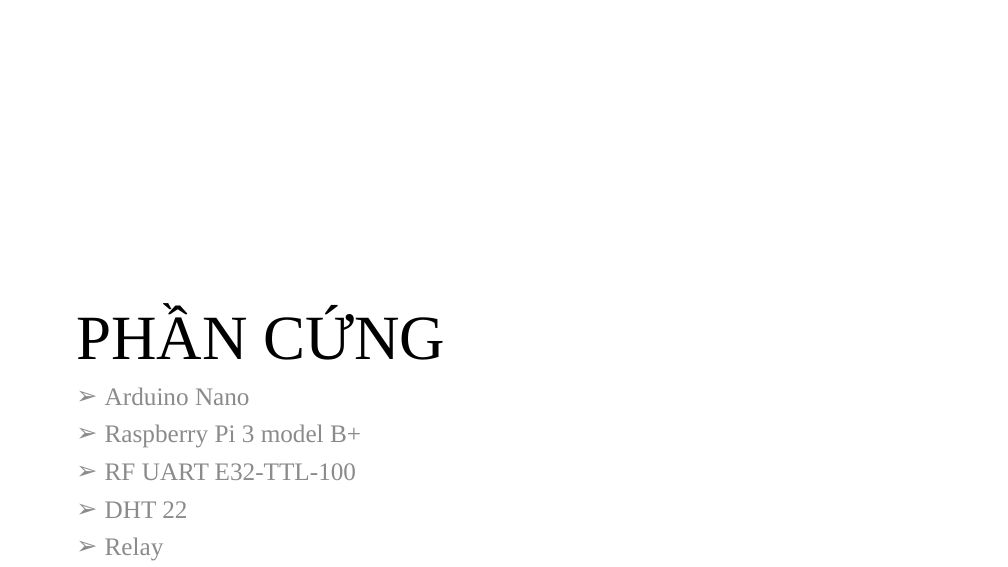
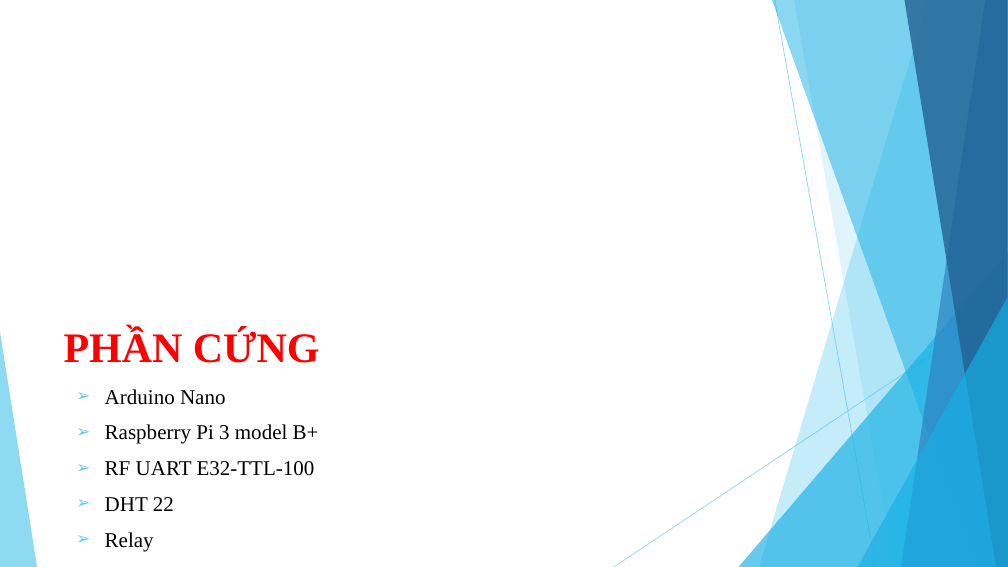
Before and after one commit to DatTwenty3/DCLV, a slide deck: slide 8 of PRESENTATION.pptx. Drawn at 1008x567 pixels with LibreOffice and Linux fonts; fonts in the diff are those of the drawing. Boxes give left, top, right and bottom in pixels: in the first picture for what was removed or moved away, otherwise in the second. Text is boxed around its words. In the diff, an @@ line names an element or a change of style, - is before the commit and + after.

```diff
--- a/PRESENTATION.pptx
+++ b/PRESENTATION.pptx
@@ title "PHẦN CỨNG": place and size @@
-title "PHẦN CỨNG" at box(76, 311, 446, 360)
+title "PHẦN CỨNG" at box(64, 329, 320, 363)
@@ title "PHẦN CỨNG" at box(64, 329, 320, 363): size 60 to 40 pt, text colour #000000 to #FF0000, bold on; line spacing 0.9 to 1 @@
@@ group added at box(0, 0, 1008, 567): 5 freeform shapes, 3 triangles, 2 lines @@
@@ text "Arduino Nano" at box(105, 389, 319, 551): size 24 to 20 pt, text colour #8C8C8C to #000000; line spacing 0.9 to 1 @@
```
Also in this commit, not shown: 17 other slides changed.
